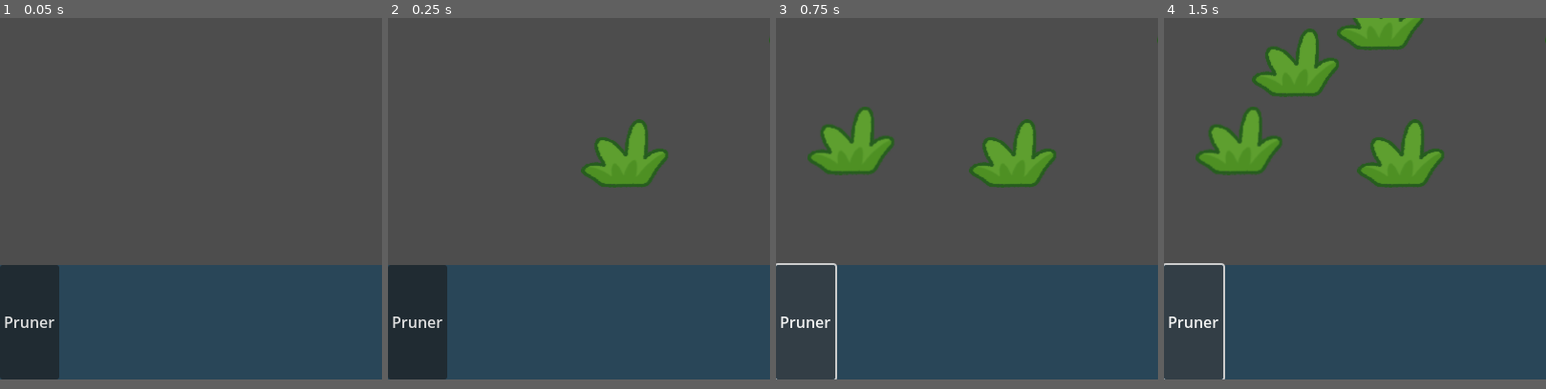
Above: before the commit, frames 1-4 (left to right).
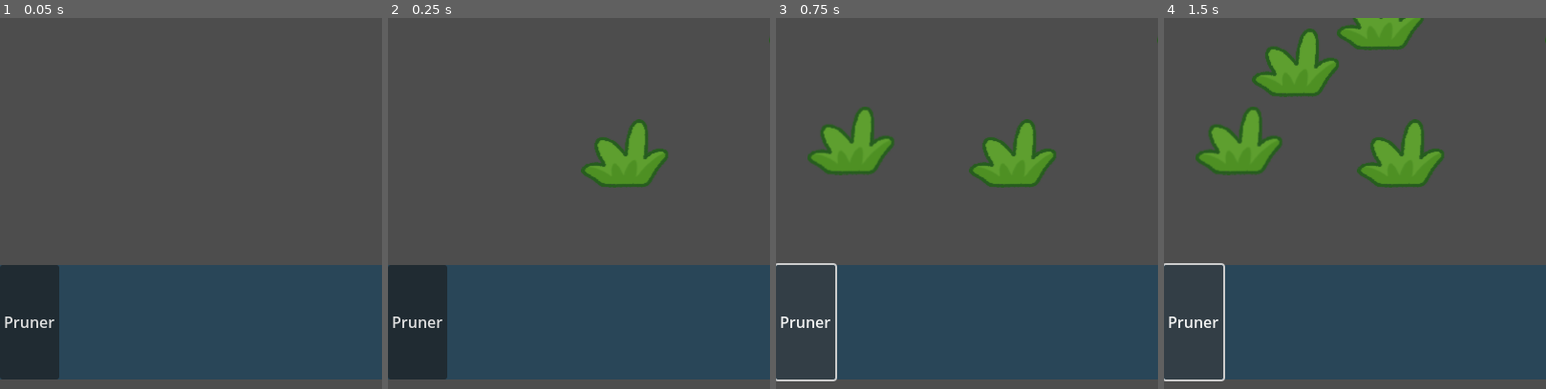
Above: after the commit, the same moments.

Repository: Nokorpo/infinigrass
Game: Godot game, scene res://scenes/gameplay.tscn
Same seed, same stepped clock (60 frames per second), same inputs: the game is played once before the commit and once after it.
Inputs:
- Up to frame 1 (0.05 s): no input
- Up to frame 2 (0.25 s): no input
- Up to frame 3 (0.75 s): click "Pruner" at 0.5 s
- Up to frame 4 (1.5 s): click "Pruner" at 1.25 s
The pictures show only the part of the screen within x 0-50%, y 26-76%; the shares and areas given below are measured in that part.
In our replay, the window is 800x600 before the commit and 800x800 after it. These sizes can differ from the game's own. Grey fills any space a smaller window leaves; there, only what the larger window draws over its background counts as a difference.

The runs differ from the first frame. In frame 1, only the window size differs. In frame 2, only the window size differs. In frame 3, less than 0.1% of the frame differs, in the area x 0-16%, y 97-98%; in frame 4, less than 0.1%.

Commit message:
Change viewport size to 800x800

Diff:
--- a/project.godot
+++ b/project.godot
@@ -18,7 +18,7 @@
 [display]
 
 window/size/viewport_width=800
-window/size/viewport_height=600
+window/size/viewport_height=800
 window/stretch/mode="viewport"
 
 [input]
